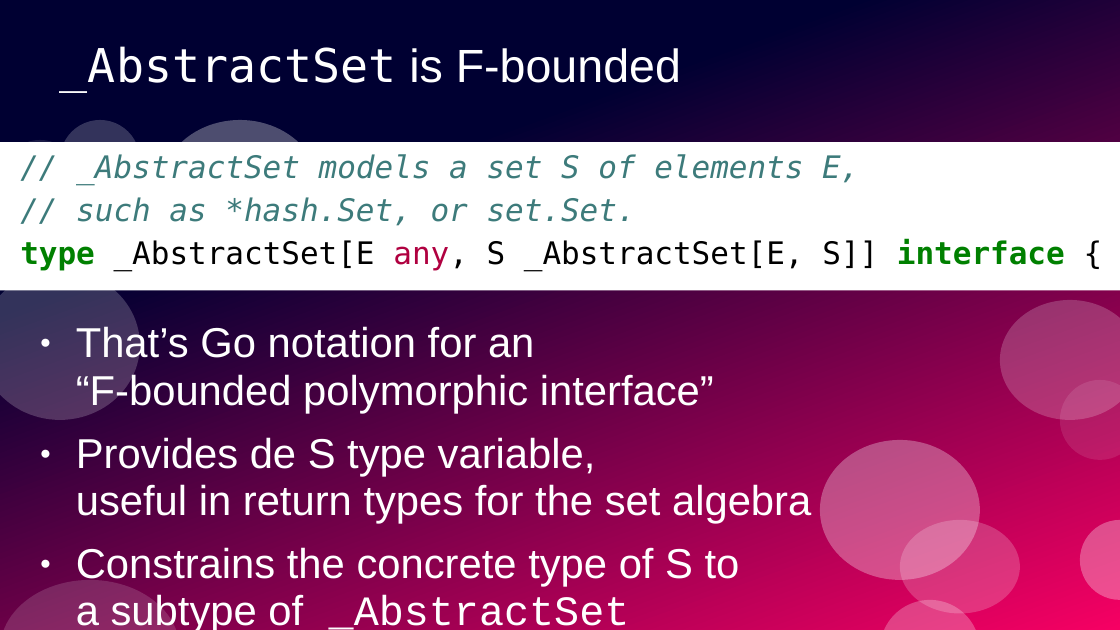
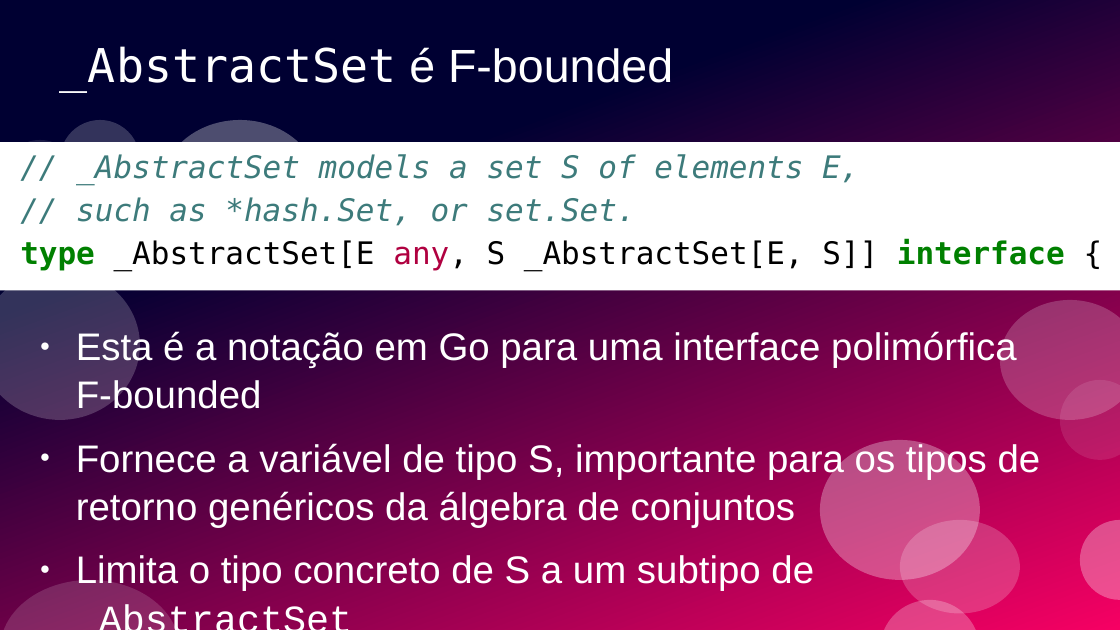
Before and after one commit to ramalho/sets-in-go, a slide deck: slide 49 of conj-em-go1_28.odp (slide 47 before the commit). Drawn at 1120x630 pixels with LibreOffice and Linux fonts; fonts in the diff are those of the drawing. Boxes give left, top, right and bottom in pixels: in the first picture for what was removed or moved away, otherwise in the second. Text is boxed around its words. In the diff, an @@ line names an element or a change of style, - is before the commit and + after.

```diff
--- a/conj-em-go1_28.odp
+++ b/conj-em-go1_28.odp
@@ title at box(60, 46, 673, 92): text changed @@
-_AbstractSet is F-bounded
+_AbstractSet é F-bounded
@@ text at box(76, 330, 1041, 591): text changed; size 29.6 to 27.2 pt @@
-● That’s Go notation for an
-  “F-bounded polymorphic interface”
-● Provides de S type variable,
-  useful in return types for the set algebra
-● Constrains the concrete type of S to
-  a subtype of _AbstractSet
+● Esta é a notação em Go para uma interface polimórfica
+  F-bounded
+● Fornece a variável de tipo S, importante para os tipos de retorno genéricos da álgebra de conjuntos
+● Limita o tipo concreto de S a um subtipo de
+  _AbstractSet
```
Also in this commit, not shown: 52 other slides changed, 12 slides added, 9 slides removed, 5 other files.
